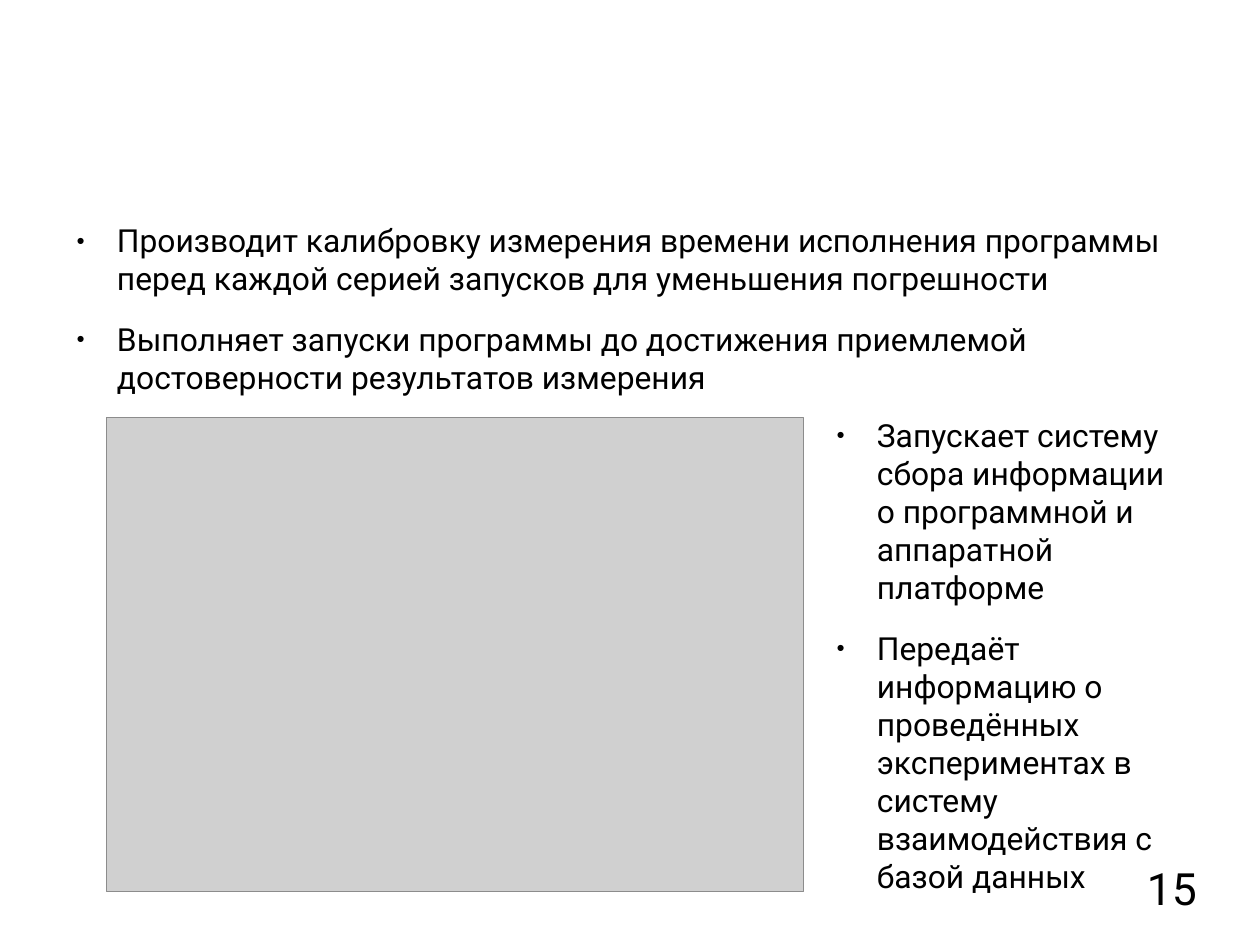
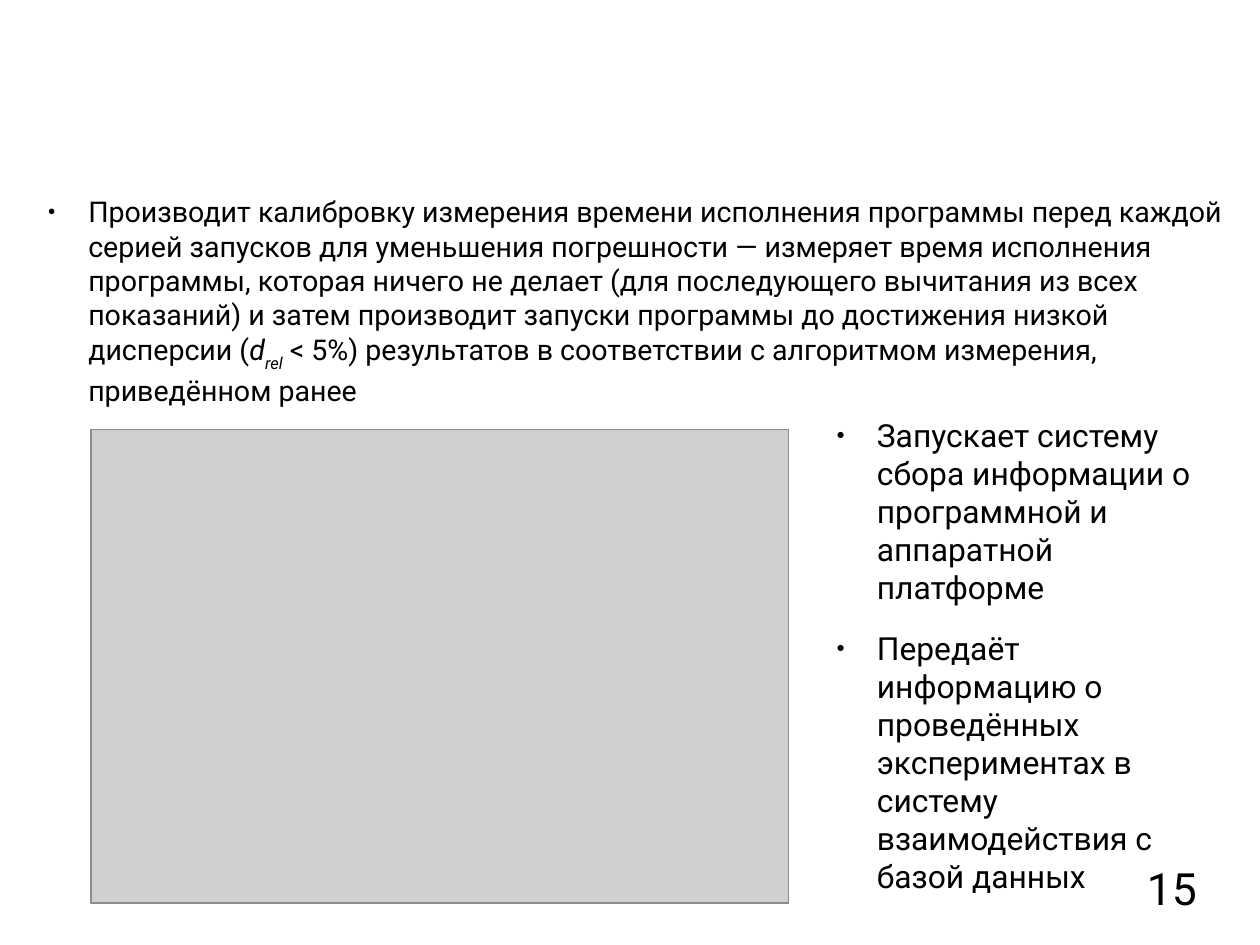
Before and after one commit to mkpankov/adaptor, a slide deck: slide 15 of diploma/defense/brochure.odp. Drawn at 1260x945 pixels with LibreOffice and Linux fonts; fonts in the diff are those of the drawing; grey boxes stand for pictures; background and template pictures are left out. Boxes give left, top, right and bottom in pixels: in the first picture for what was removed or moved away, otherwise in the second. Text is boxed around its words. In the diff, an @@ line names an element or a change of style, - is before the commit and + after.

```diff
--- a/diploma/defense/brochure.odp
+++ b/diploma/defense/brochure.odp
@@ text at bbox=[88, 200, 1222, 407]: text changed; size 20 to 18 pt @@
-● Производит калибровку измерения времени исполнения программы перед каждой серией запусков для уменьшения погрешности
-● Выполняет запуски программы до достижения приемлемой достоверности результатов измерения
+● Производит калибровку измерения времени исполнения программы перед каждой серией запусков для уменьшения погрешности — измеряет время исполнения программы, которая ничего не делает (для последующего вычитания из всех показаний) и затем производит запуски программы до достижения низкой дисперсии (drel < 5%) результатов в соответствии с алгоритмом измерения, приведённом ранее
@@ text "Запускает систему сбора информации о ..." rewrapped from bbox=[877, 424, 1164, 893] to bbox=[877, 424, 1190, 855] @@
@@ picture: place and size @@
-picture at bbox=[106, 417, 804, 892]
+picture at bbox=[91, 429, 789, 903]
```
Also in this commit, not shown: 3 other slides changed, 1 slide added, 1 slide removed.
